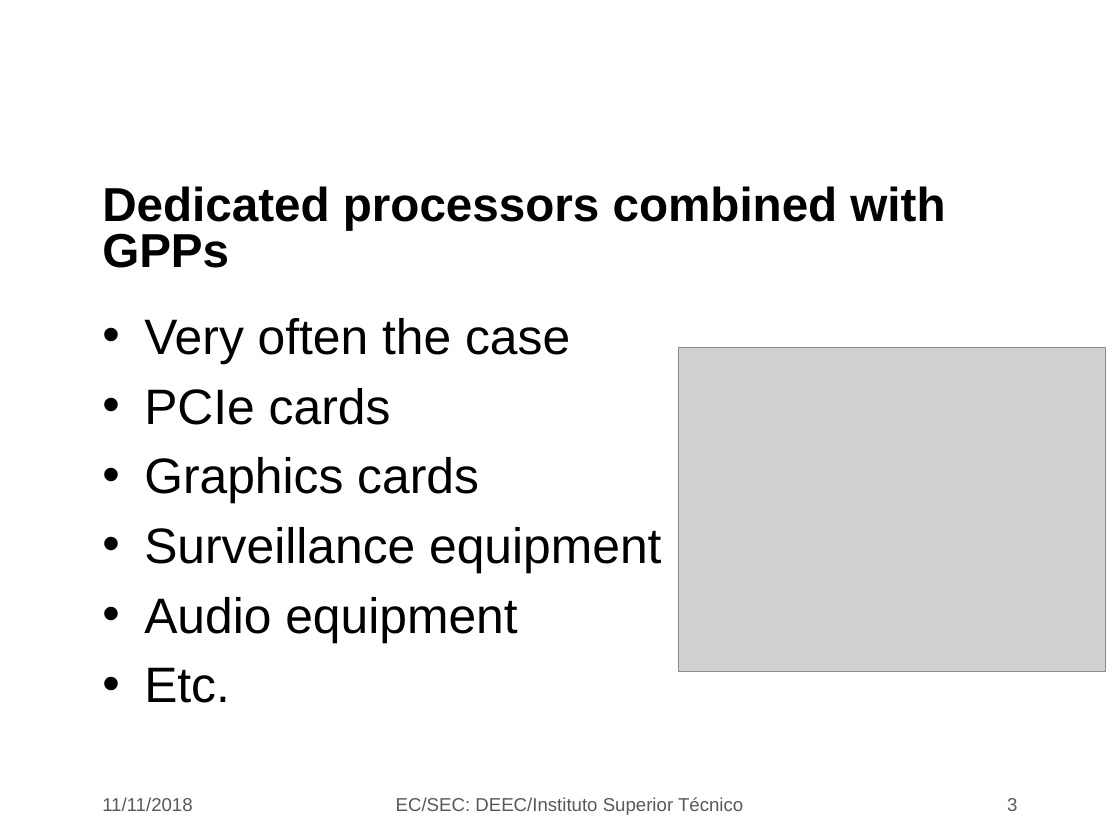
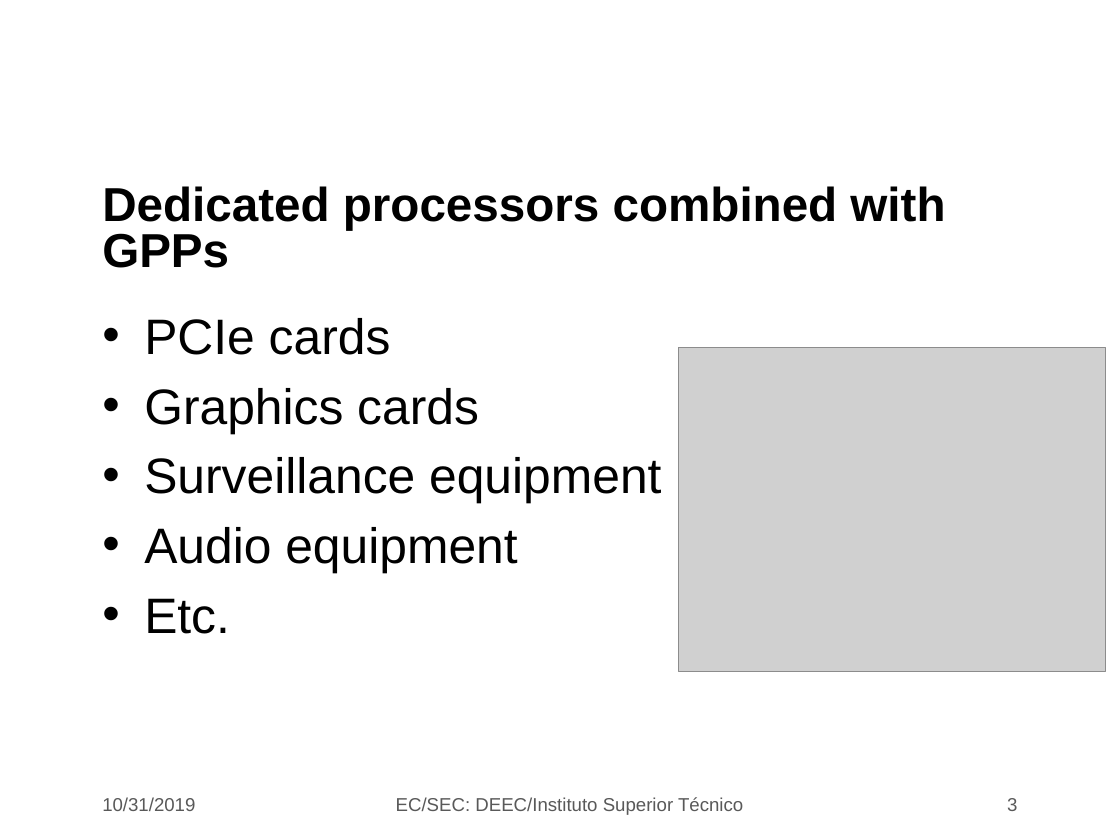
Before and after one commit to jjts/ist-sec, a slide deck: slide 3 of lectures/l14_dedicated_processors/l14.odp. Drawn at 1120x840 pixels with LibreOffice and Linux fonts; fonts in the diff are those of the drawing; grey boxes stand for pictures; background and template pictures are left out. Boxes give left, top, right and bottom in pixels: in the first picture for what was removed or moved away, otherwise in the second. Text is boxed around its words. In the diff, an @@ line names an element or a change of style, - is before the commit and + after.

```diff
--- a/lectures/l14_dedicated_processors/l14.odp
+++ b/lectures/l14_dedicated_processors/l14.odp
@@ text at box(144, 318, 570, 364): paragraph removed @@
-• Very often the case
@@ text at box(102, 797, 195, 811): text changed @@
-11/11/2018
+10/31/2019
```
Also in this commit, not shown: 15 other slides changed, 1 other file.
